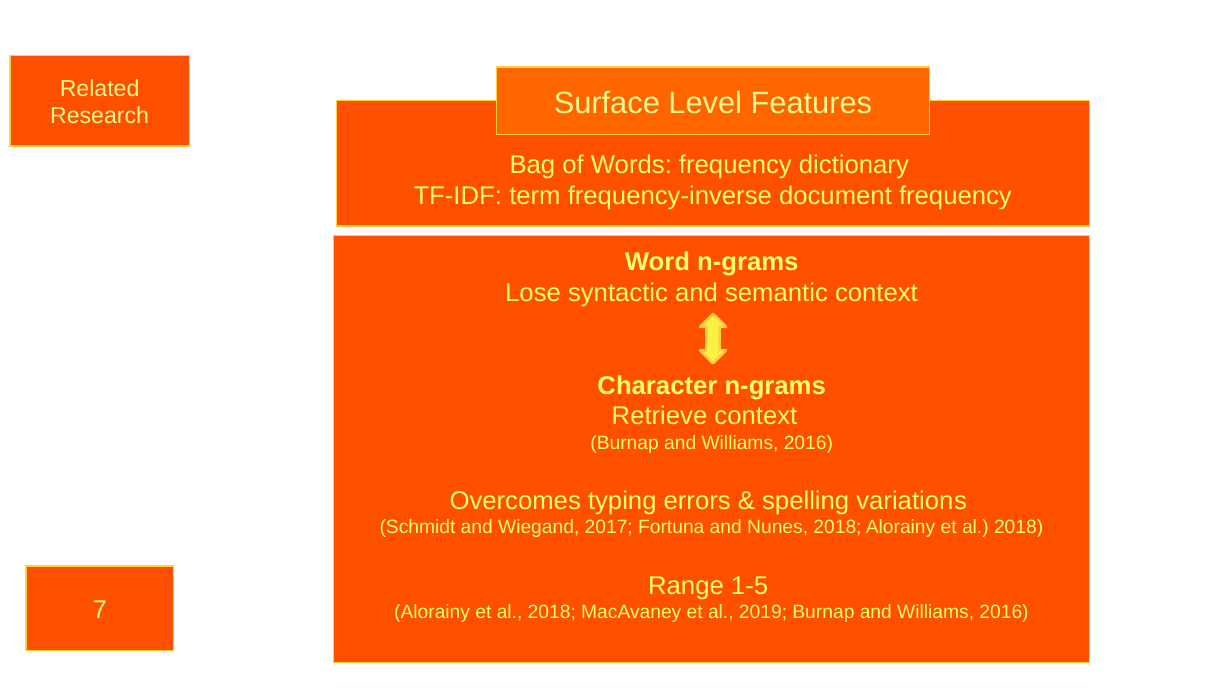
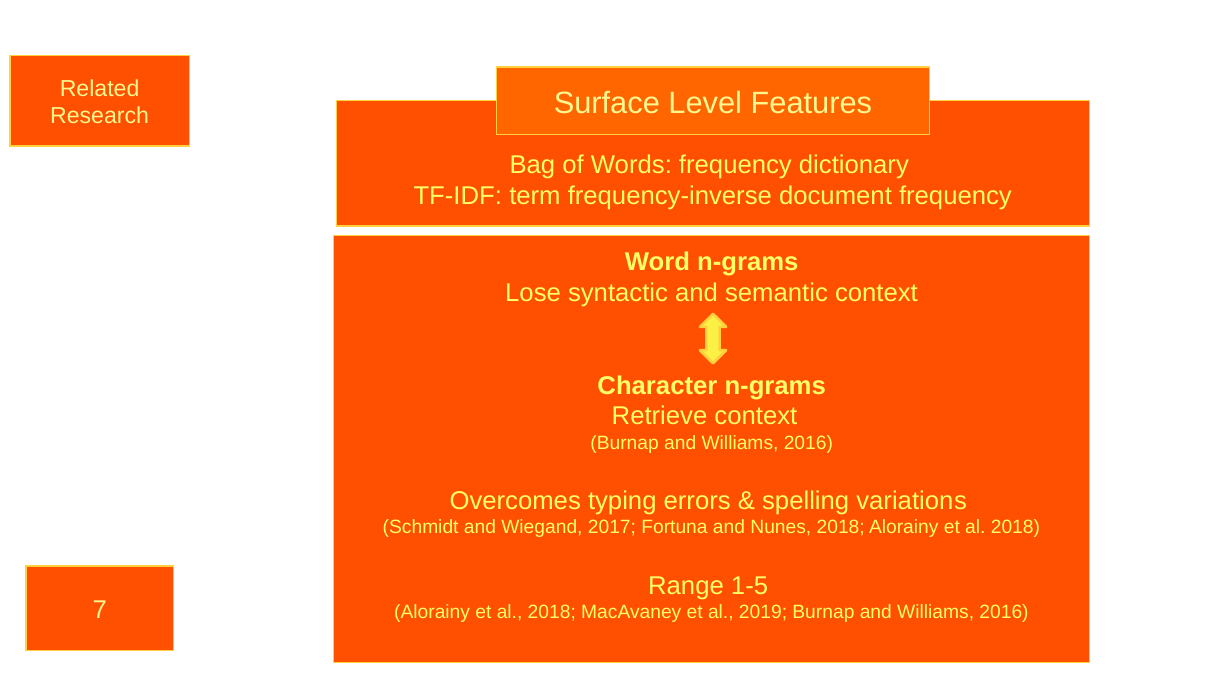
Before and after one commit to SiebeBrouwer/NLP_Group2_StillProcessing, a slide deck: slide 7 of NLP_Project_Presentation.pptx. Drawn at 1232x693 pixels with LibreOffice and Linux fonts; fonts in the diff are those of the drawing; background and template pictures are left out. Boxes give left, top, right and bottom in pixels: in the first picture for what was removed or moved away, otherwise in the second. Text is boxed around its words. In the diff, an @@ line names an element or a change of style, - is before the commit and + after.

```diff
--- a/NLP_Project_Presentation.pptx
+++ b/NLP_Project_Presentation.pptx
@@ text in rectangle at bbox=[383, 519, 1040, 537]: text changed @@
-(Schmidt and Wiegand, 2017; Fortuna and Nunes, 2018; Alorainy et al.) 2018)
+(Schmidt and Wiegand, 2017; Fortuna and Nunes, 2018; Alorainy et al. 2018)
```
Also in this commit, not shown: 2 other slides changed.
